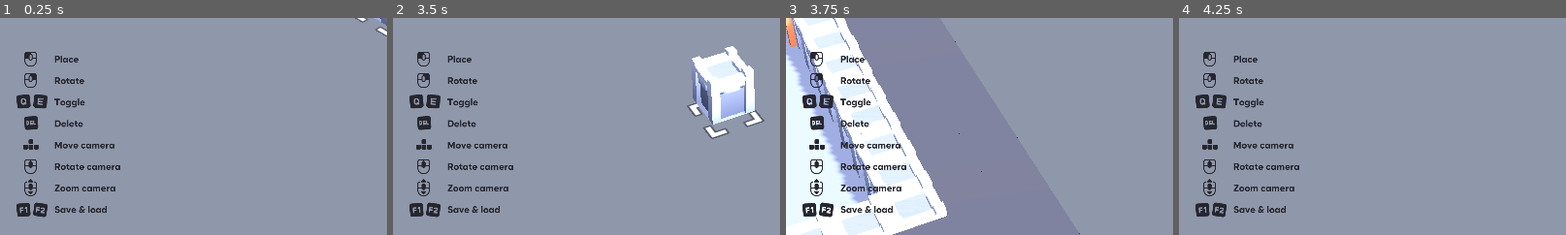
Above: before the commit, frames 1-4 (left to right).
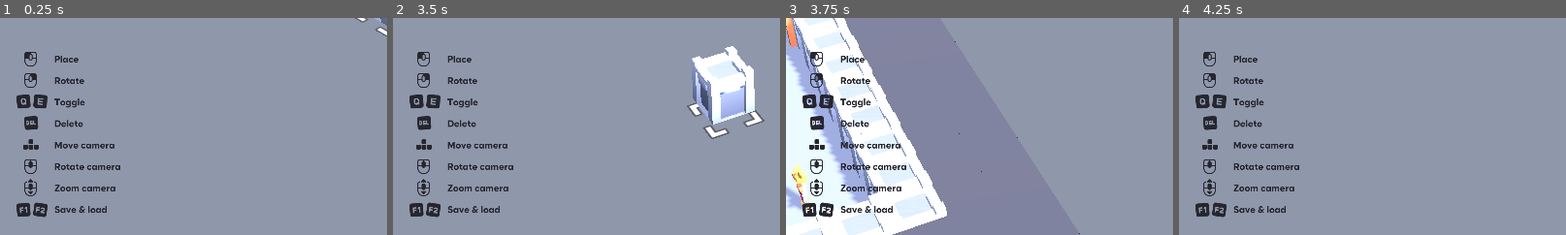
Above: after the commit, the same moments.

Repository: ufjf-gamelab/pcglab3d
Game: Godot game, scene res://scenes/main.tscn
Two runs of this game, one before a commit and one after it. Both use one fixed random seed, a clock stepped at 60 frames per second and the inputs below.
Inputs (mouse positions are % of the whole screen's width and height, from its top left):
- Up to frame 1 (0.25 s): no input
- Up to frame 2 (3.5 s): tap Enter at 0.5 s; move the mouse to (72, 45) at 0.52 s; hold D (move_right) 0.53-1.28 s; click (72, 45) at 0.6 s; move the mouse to (30, 55) at 1.27 s; hold S (move_back) 1.28-2.03 s; tap F (camera_center) at 1.35 s; move the mouse to (60, 28) at 2.02 s; hold D (move_right) 2.03-2.78 s; hold Middle mouse button (camera_rotate) 2.03-2.78 s; move the mouse to (45, 70) at 2.77 s; hold W (move_forward) from 2.78 s (still down); tap Delete (demolish) at 2.85 s
- Up to frame 3 (3.75 s): move the mouse to (80, 65) at 3.52 s; release W (move_forward) at 3.53 s; hold A (move_left) from 3.53 s (still down); hold G (generate_dungeon) from 3.53 s (still down)
- Up to frame 4 (4.25 s): keep holding A (move_left); keep holding G (generate_dungeon); tap F2 (load) at 4.15 s
The pictures show only the part of the screen within x 0-50%, y 50-100%; the shares and areas given below are measured in that part.

Frames 1-2 are identical in both runs. In frame 3, 0.6% of the frame differs, in the area x 0-7%, y 67-89%; in frame 4, nothing differs.

Commit message:
feat: adiciona estandarte e logica basica

Diff:
--- /dev/null
+++ b/dungeon/structures/floor_banner.tres
@@ -0,0 +1,10 @@
+[gd_resource type="Resource" script_class="Structure" load_steps=3 format=3 uid="uid://l5v6s0nxs2mi"]
+
+[ext_resource type="Script" uid="uid://b4i7dfy6u3e8w" path="res://scripts/structure.gd" id="1_poqsk"]
+[ext_resource type="PackedScene" uid="uid://b022m3l0wbnxt" path="res://dungeon/assets/floor_banner.glb" id="1_r2s04"]
+
+[resource]
+script = ExtResource("1_poqsk")
+model = ExtResource("1_r2s04")
+price = 10
+metadata/_custom_type_script = "uid://b4i7dfy6u3e8w"
--- a/scenes/main.tscn
+++ b/scenes/main.tscn
@@ -17,6 +17,7 @@
 [ext_resource type="Resource" uid="uid://caeruhpql1m5n" path="res://dungeon/structures/floor_trap.tres" id="11_yc10j"]
 [ext_resource type="Resource" uid="uid://bw0w3w1fdc4c8" path="res://dungeon/structures/floor.tres" id="12_gqmmt"]
 [ext_resource type="Resource" uid="uid://cv05b0880ryqb" path="res://dungeon/structures/floor_chest.tres" id="13_yc10j"]
+[ext_resource type="Resource" uid="uid://l5v6s0nxs2mi" path="res://dungeon/structures/floor_banner.tres" id="15_jscy8"]
 [ext_resource type="FontFile" uid="uid://d0cxd77jybrcn" path="res://fonts/lilita_one_regular.ttf" id="16_vlub6"]
 [ext_resource type="Texture2D" uid="uid://bng0d1sou7c8a" path="res://sprites/coin.png" id="17_cjamx"]
 [ext_resource type="Texture2D" uid="uid://ciwbdik3tmxtp" path="res://sprites/instructions.png" id="22_pm3ni"]
@@ -32,7 +33,7 @@
 
 [node name="Builder" type="Node3D" parent="." node_paths=PackedStringArray("selector", "selector_container", "view_camera", "gridmap", "cash_display")]
 script = ExtResource("1_jybm7")
-structures = Array[ExtResource("2_eb6dy")]([ExtResource("3_d …(127 unchanged characters)… , ExtResource("7_jkv2x"), ExtResource("13_yc10j"), ExtResource("3_trceg"), ExtResource("10_gqmmt"), ExtResource("11_yc10j")])
+structures = Array[ExtResource("2_eb6dy")]([ExtResource("3_d …(127 unchanged characters)… , ExtResource("7_jkv2x"), ExtResource("15_jscy8"), ExtResource("13_yc10j"), ExtResource("3_trceg"), ExtResource("10_gqmmt"), ExtResource("11_yc10j")])
 selector = NodePath("Selector")
 selector_container = NodePath("Selector/Container")
 view_camera = NodePath("../View/EditCamera")
--- /dev/null
+++ b/scenes/playable/banner.tscn
@@ -0,0 +1,28 @@
+[gd_scene load_steps=5 format=3 uid="uid://dyfwjf4jammp7"]
+
+[ext_resource type="Script" uid="uid://dqqybftahfc7x" path="res://scripts/playable/banner.gd" id="1_dnrjv"]
+[ext_resource type="PackedScene" uid="uid://b3e7n0y7urnmh" path="res://dungeon/assets/banner.glb" id="1_mglwu"]
+
+[sub_resource type="BoxShape3D" id="BoxShape3D_mglwu"]
+size = Vector3(0.6656265, 1.0468597, 0.2992859)
+
+[sub_resource type="BoxShape3D" id="BoxShape3D_dnrjv"]
+size = Vector3(1.2741699, 0.50042725, 1.1819458)
+
+[node name="Banner" type="StaticBody3D"]
+transform = Transform3D(-1, 0, -8.742278e-08, 0, 1, 0, 8.742278e-08, 0, -1, 0, 0, 0)
+script = ExtResource("1_dnrjv")
+
+[node name="Model" parent="." instance=ExtResource("1_mglwu")]
+
+[node name="CollisionShape3D" type="CollisionShape3D" parent="."]
+transform = Transform3D(1, 0, 0, 0, 1, 0, 0, 0, 1, 0.0017662048, 0.5194168, 0.0061798096)
+shape = SubResource("BoxShape3D_mglwu")
+
+[node name="ResetTimerArea" type="Area3D" parent="."]
+
+[node name="CollisionShape3D" type="CollisionShape3D" parent="ResetTimerArea"]
+transform = Transform3D(1, 0, 0, 0, 1, 0, 0, 0, 1, -0.0001220703, 0.24978638, -0.00033569336)
+shape = SubResource("BoxShape3D_dnrjv")
+
+[connection signal="body_entered" from="ResetTimerArea" to="." method="_on_reset_timer_area_body_entered"]
--- a/scripts/dungeon_generator.gd
+++ b/scripts/dungeon_generator.gd
@@ -8,6 +8,7 @@
 const NPC_ID = 4
 const PORTAL_ID = 5
 const PLAYER_SPAWN_ID = 6
+const BANNER_ID = 7
 
 const BORDER_MARGIN = 1 # Borda mínima do tile de chão
 const ATTEMPTS = 1000 # Número de tentativas de geração de salas
@@ -200,7 +201,8 @@
 			var neighbor_id = grid.get_cell_item(neighbor_pos)
 
 			# Se algum vizinho for chão, retorna verdadeiro
-			if neighbor_id == FLOOR_ID or neighbor_id == COIN_ID or neighbor_id == PORTAL_ID or neighbor_id == NPC_ID or neighbor_id == PLAYER_SPAWN_ID:
+			if (neighbor_id == FLOOR_ID or neighbor_id == COIN_ID or neighbor_id == PORTAL_ID
+			or neighbor_id == NPC_ID or neighbor_id == PLAYER_SPAWN_ID or neighbor_id == BANNER_ID):
 				return true
 
 	return false
@@ -268,3 +270,7 @@
 	# Posiciona o NPC no próximo slot disponível
 	if available_spots.size() > 0:
 		grid.set_cell_item(available_spots.pop_front(), NPC_ID)
+
+	# Posiciona o estandarte no próximo slot disponível
+	if available_spots.size() > 0:
+		grid.set_cell_item(available_spots.pop_front(), BANNER_ID)
--- a/scripts/main.gd
+++ b/scripts/main.gd
@@ -31,6 +31,9 @@
 		if !body.portal_cooldown and arrival:
 			body.teleport_to(arrival)
 
+func _on_banner_player_entered(portal_pos: Vector3i):
+	print("Entrou")
+
 func spawn_play_objects_from_gridmap():
 	# Mapeamento dos IDs do GridMap para cenas reais
 	var tile_id_to_scene = {
@@ -38,6 +41,7 @@
 		4: preload("res://scenes/playable/enemy.tscn"),
 		5: preload("res://scenes/playable/portal.tscn"),
 		6: preload("res://scenes/playable/player.tscn"),
+		7: preload("res://scenes/playable/banner.tscn")
 	}
 
 	for cell in gridmap.get_used_cells():
@@ -62,6 +66,9 @@
 				6:
 					obj.add_to_group("Players")
 					obj.name = "Player"
+				7:
+					obj.add_to_group("Banners")
+					obj.player_entered_banner_area.connect(_on_banner_player_entered.bind(cell))
 
 			world.add_child(obj)
 			obj.global_position = world_pos
@@ -102,6 +109,7 @@
 	var enemies = get_tree().get_nodes_in_group("Enemies")
 	var portals = get_tree().get_nodes_in_group("Portals")
 	var players = get_tree().get_nodes_in_group("Players")
+	var banners = get_tree().get_nodes_in_group("Banners")
 
 	for coin in coins:
 		var cell_pos = get_cell_pos(coin)
@@ -118,6 +126,10 @@
 	for player in players:
 		var cell_pos = get_cell_pos(player)
 		gridmap.set_cell_item(cell_pos, 6)
+
+	for banner in banners:
+		var cell_pos = get_cell_pos(banner)
+		gridmap.set_cell_item(cell_pos, 7)
 
 func enter_creation_mode():
 	mode = Mode.CREATION
--- /dev/null
+++ b/scripts/playable/banner.gd
@@ -0,0 +1,9 @@
+extends StaticBody3D
+
+var ativo := true
+signal player_entered_banner_area()
+
+func _on_reset_timer_area_body_entered(body: Node3D) -> void:
+	if body.is_in_group("Players") and ativo:
+		ativo = false
+		player_entered_banner_area.emit()
Binary file added: dungeon/assets/banner.glb
Not shown, added: dungeon/assets/banner.glb.import
Binary file added: dungeon/assets/banner_colormap.png
Not shown, added: dungeon/assets/banner_colormap.png.import
Binary file added: dungeon/assets/floor_banner.glb
Not shown, added: dungeon/assets/floor_banner.glb.import
Binary file added: dungeon/assets/floor_banner_colormap.png
Not shown, added: dungeon/assets/floor_banner_colormap.png.import
Binary file added: dungeon/assets/floor_banner_colormap_1.png
Not shown, added: dungeon/assets/floor_banner_colormap_1.png.import
Not shown: 1 places in scenes/main.tscn that only renumber resources
Not shown, added: scripts/playable/banner.gd.uid
